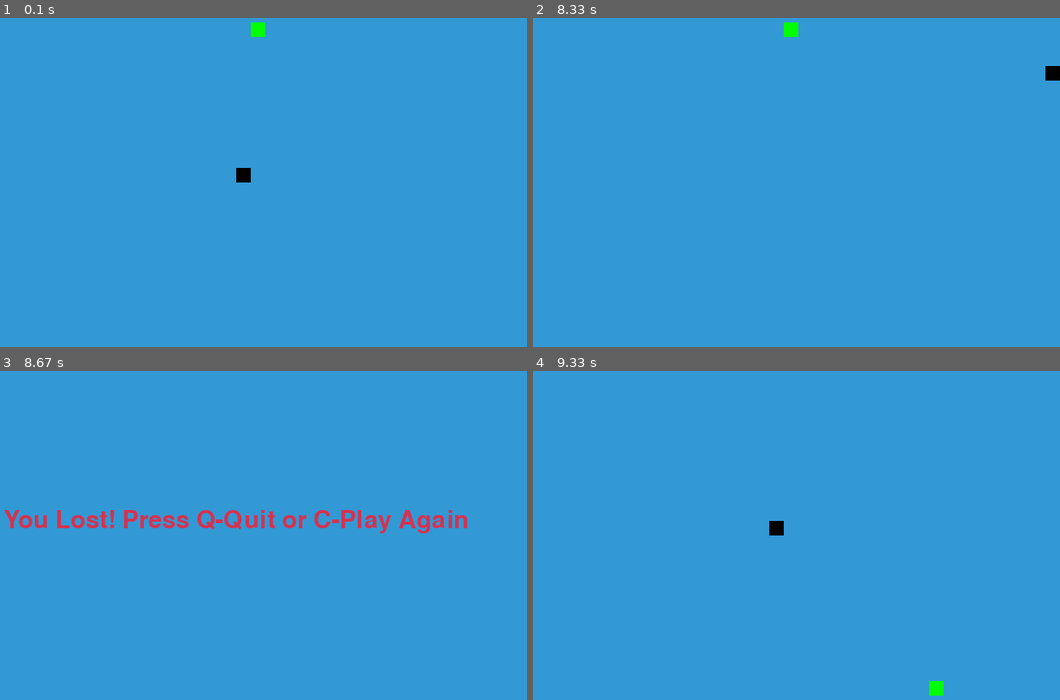
Above: before the commit, frames 1-4 (two rows, left to right).
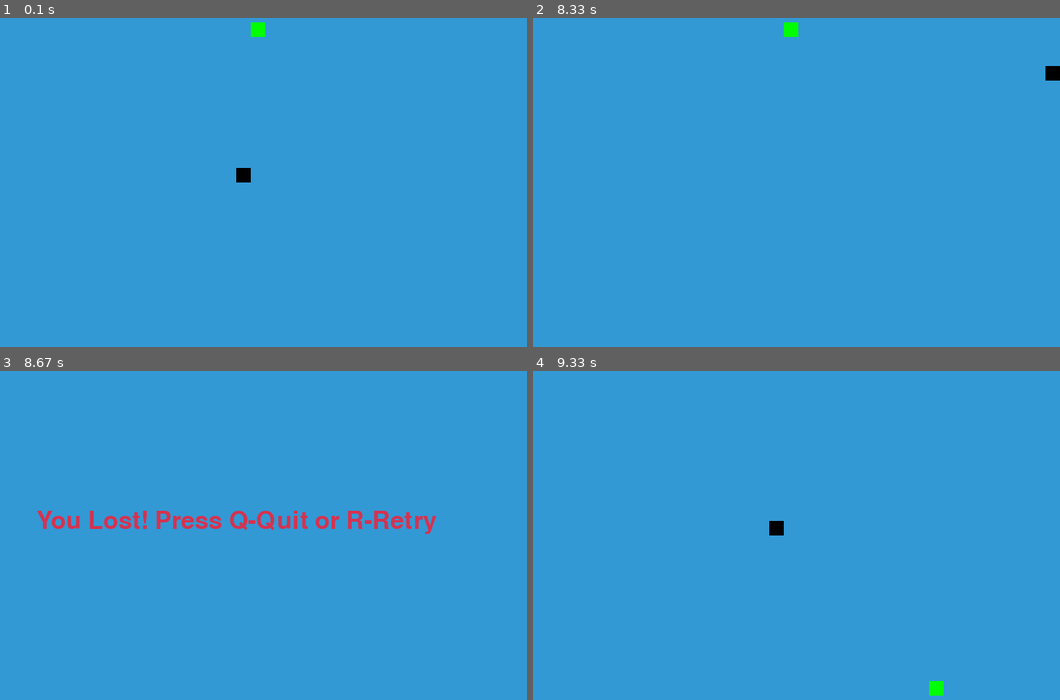
Above: after the commit, the same moments.

Repository: losergvrl02/snake-game
Game: pygame game, started from pygame-v02.py
Same seed, same stepped clock (60 frames per second), same inputs: the game is played once before the commit and once after it.
Inputs:
- Up to frame 1 (0.1 s): no input
- Up to frame 2 (8.33 s): hold Up 0.33-0.8 s; hold Right 0.83-1.47 s; hold Down 1.5-1.87 s; hold Left 1.9-2.37 s; hold Right 2.4-2.87 s; hold Up 2.9-3.2 s; hold Right 3.23-3.7 s; hold Left 3.73-4.27 s; hold Down 4.3-4.6 s; hold Left 4.63-5.03 s; hold Up 5.07-5.43 s; hold Right 5.47-6.1 s; hold Down 6.13-6.5 s; hold Left 6.53-7 s; hold Right 7.03-7.5 s; hold Up 7.53-7.83 s; hold Right from 7.87 s (still down)
- Up to frame 3 (8.67 s): release Right at 8.33 s; hold Left from 8.37 s (still down)
- Up to frame 4 (9.33 s): release Left at 8.9 s; tap C at 9.27 s

Frames 1-2 are identical in both runs. In frame 3, 2.6% of the frame differs, in the area x 0-89%, y 42-50%; in frame 4, nothing differs.

Commit message:
Update pygame-v02.py
updated message

Diff:
--- a/pygame-v02.py
+++ b/pygame-v02.py
@@ -100,7 +100,7 @@
             clock.tick(snake_speed)
 
         dis.fill(blue)
-        message("You Lost! Press Q-Quit or C-Play Again", red)
+        message("You Lost! Press Q-Quit or R-Retry", red)
         pygame.display.update()
 
         for event in pygame.event.get():
